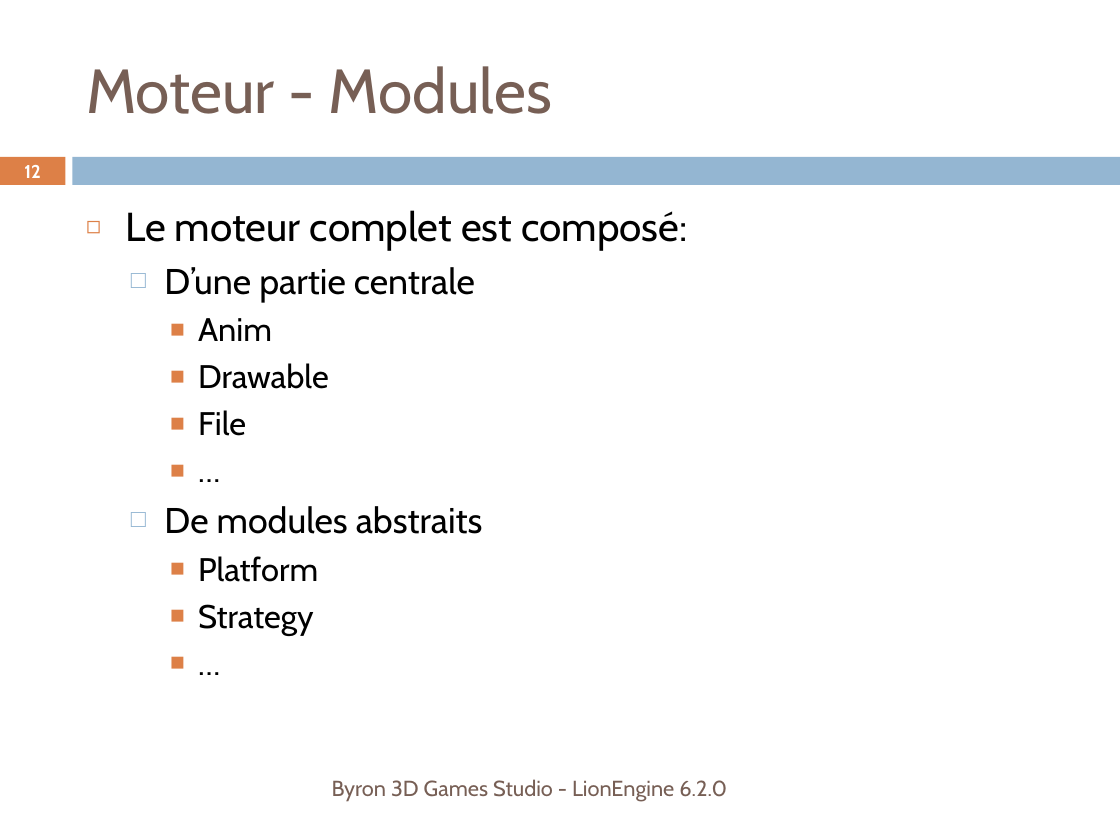
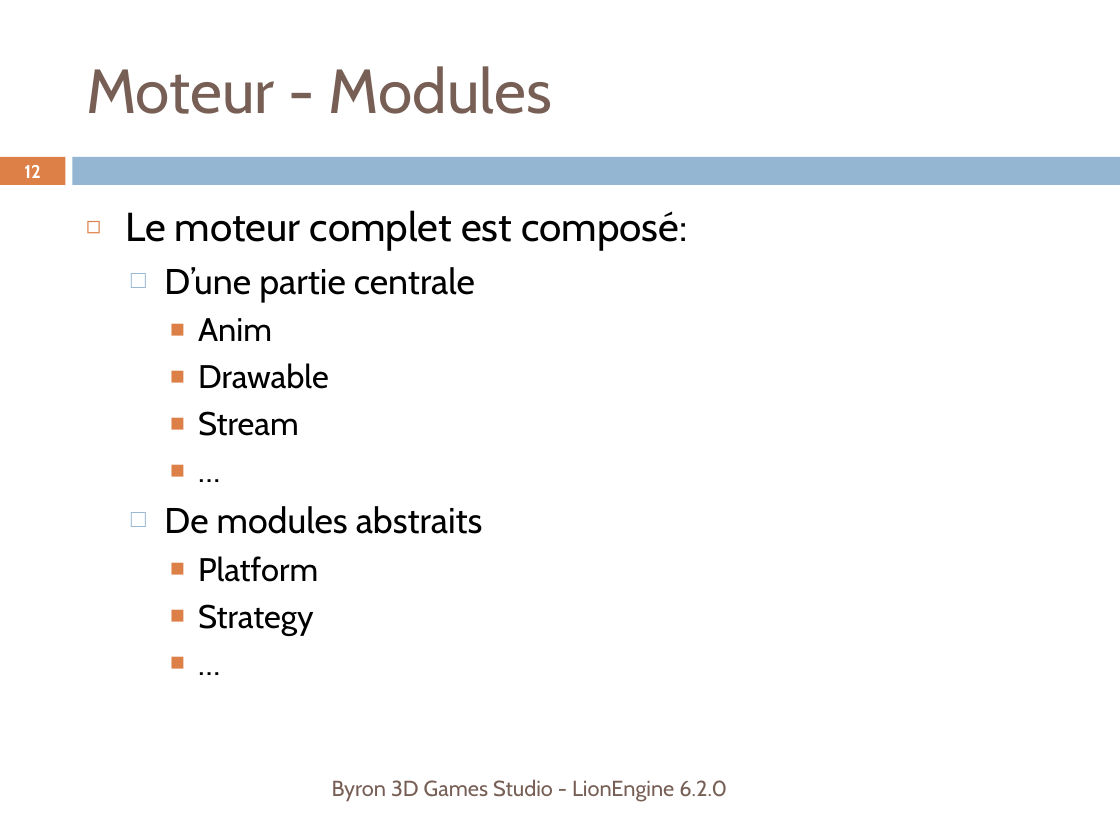
Before and after one commit to b3dgs/lionengine, a slide deck: slide 12 of doc/src/lionengine.pptx. Drawn at 1120x840 pixels with LibreOffice and Linux fonts; fonts in the diff are those of the drawing. Boxes give left, top, right and bottom in pixels: in the first picture for what was removed or moved away, otherwise in the second. Text is boxed around its words. In the diff, an @@ line names an element or a change of style, - is before the commit and + after.

```diff
--- a/doc/src/lionengine.pptx
+++ b/doc/src/lionengine.pptx
@@ text at box(198, 411, 299, 436): text changed @@
-    ■ File
+    ■ Stream
```
Also in this commit, not shown: 7 other slides changed, 2 other files.
